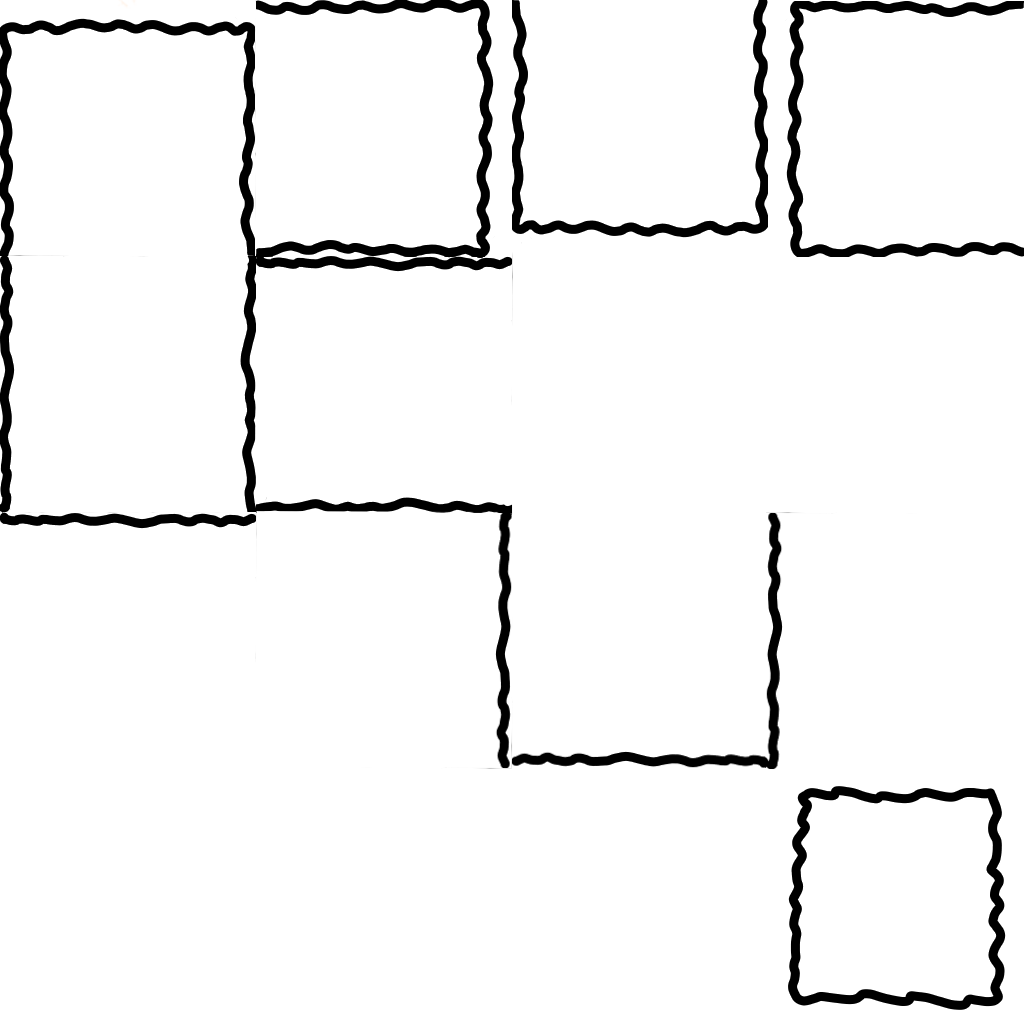
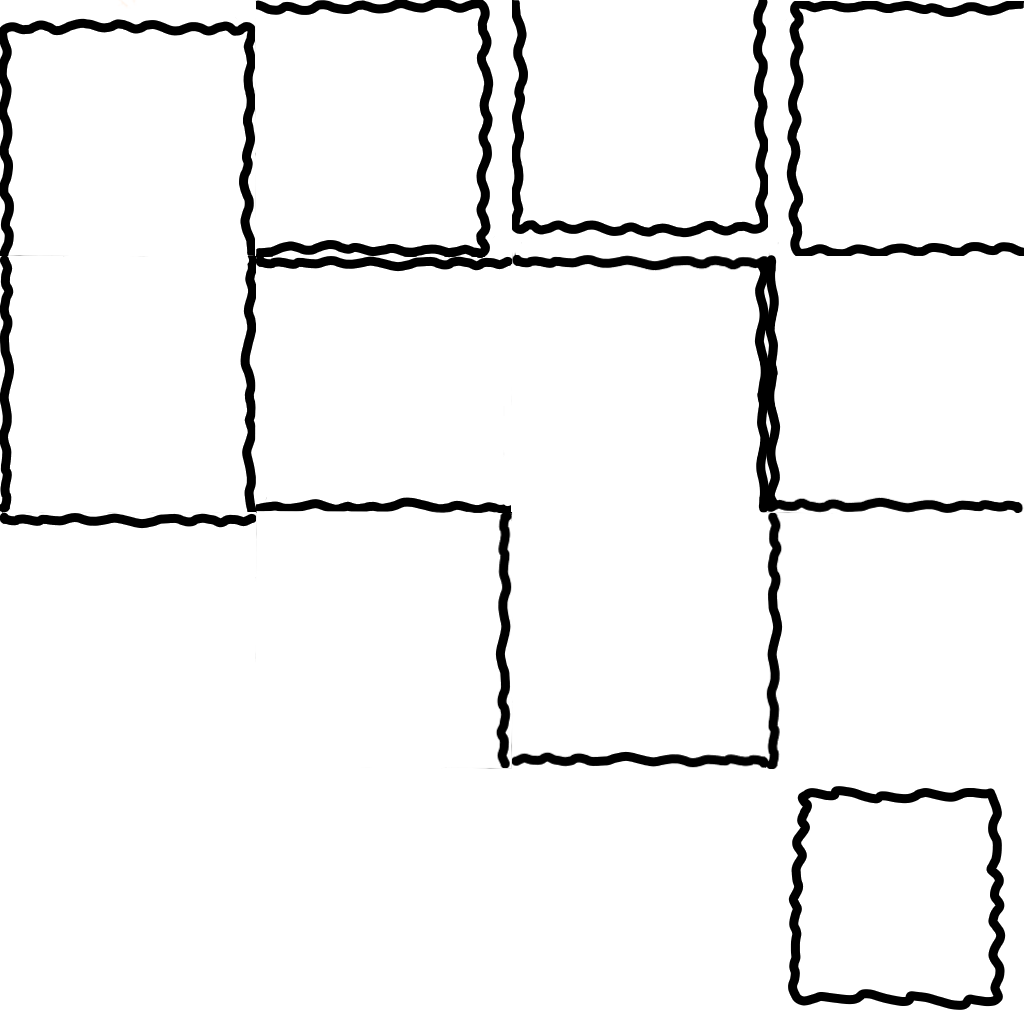
Two versions of the same layered image (1024×1024). Layer-by-layer changes:
added layer "2_side_left_bottom" above "2_side_right_top" over box(503, 242, 1024, 522)
added layer "2_side_right_top" above "2_side_right_left" over box(503, 242, 1024, 522)
